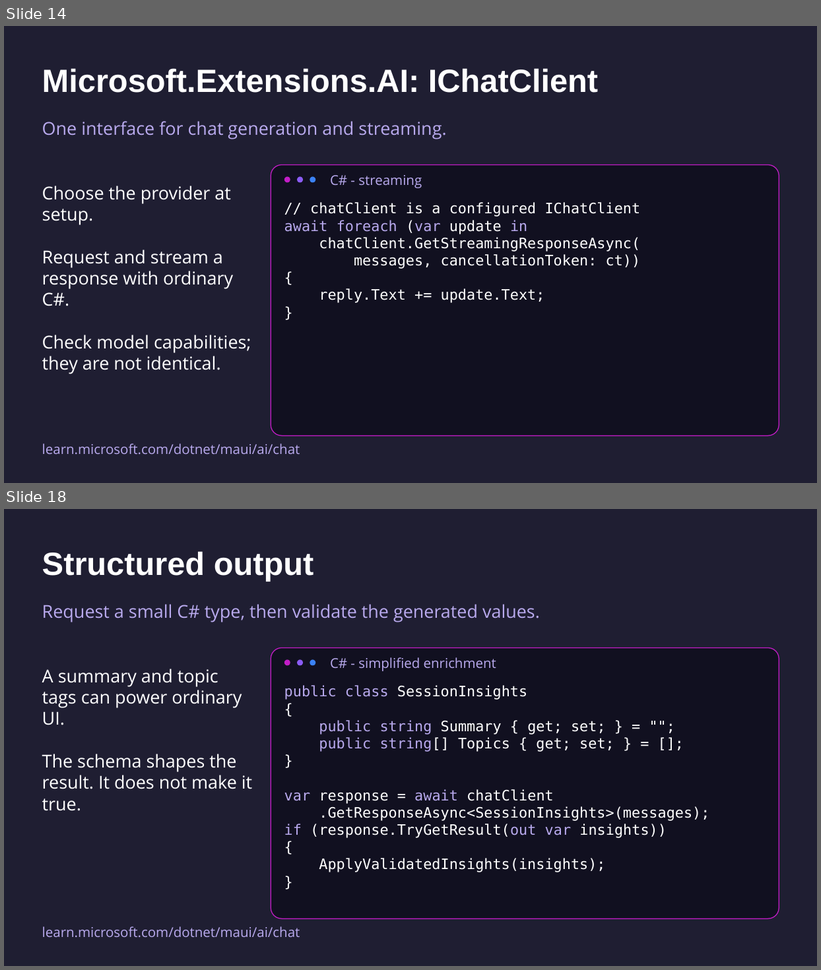
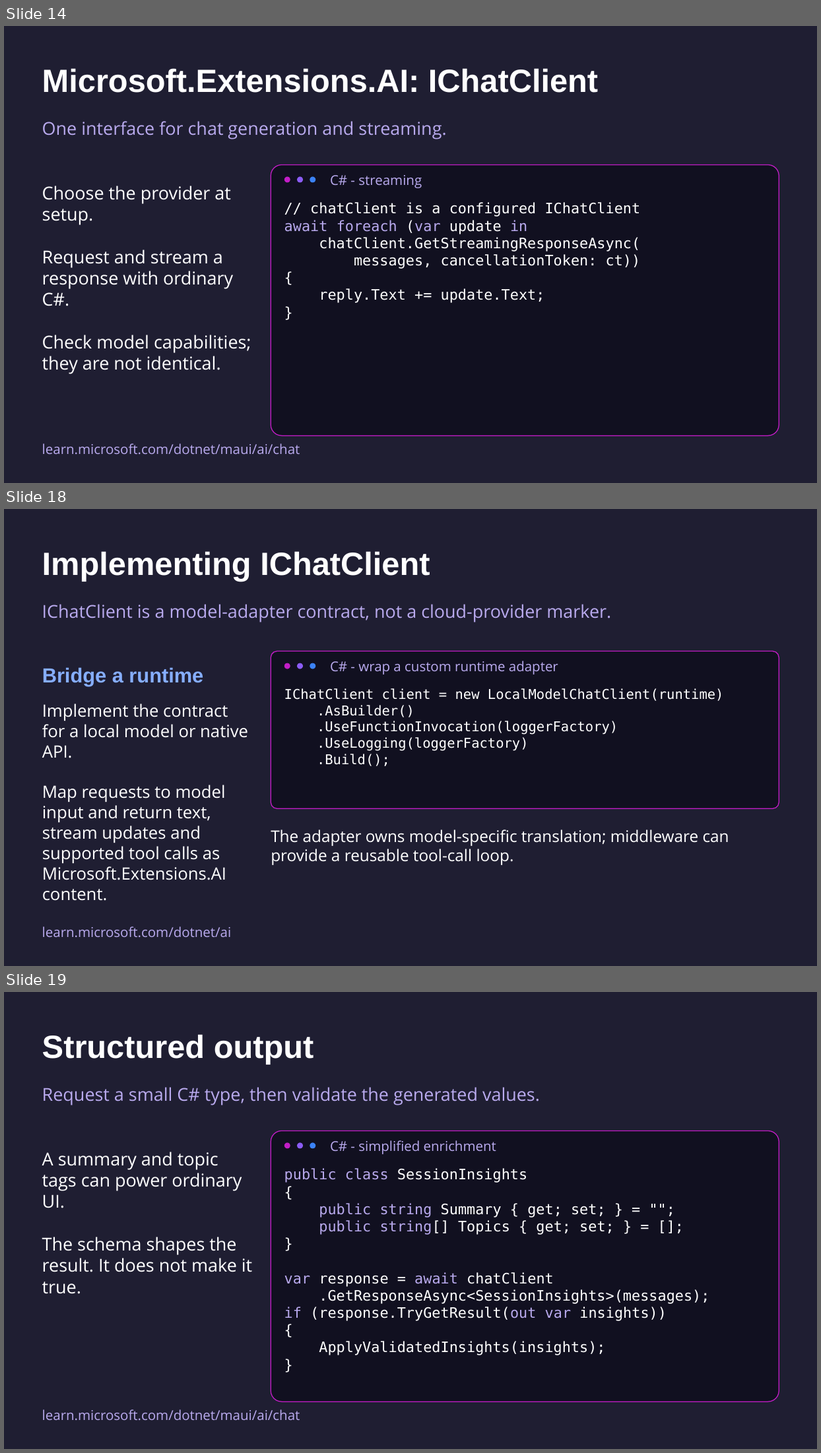
Before and after one commit to mattleibow/dotnetconf2026, a slide deck: slides.pptx. Shown one above the other, each under a label of ours: slides 14 and 18 before the commit, slides 14, 18 and 19 after it; the slides between them are not shown. The pictures are 821x970 and 821x1453 pixels, drawn with LibreOffice and Linux fonts; fonts in the diff are those of the drawing. Boxes give left, top, right and bottom in pixels: in the first picture for what was removed or moved away, otherwise in the second. Text is boxed around its words. In the diff, an @@ line names an element or a change of style, - is before the commit and + after.

```diff
--- a/slides.pptx
+++ b/slides.pptx
@@ slide 18 added at (4, 509, 817, 966), background #1F1E32 @@
@@ text added at (42, 551, 430, 581), 38 pt, text #FFFFFF, bold @@
+Implementing IChatClient
@@ text added at (42, 604, 611, 623), 21 pt, text #B9AAEE @@
+IChatClient is a model-adapter contract, not a cloud-provider marker.
@@ rounded rectangle added at (271, 651, 780, 809), fill #111020, outline #512BD4 1 pt @@
@@ ellipse added at (284, 663, 290, 669), fill #C21DC6 @@
@@ ellipse added at (298, 663, 304, 669), fill #8B5CF6 @@
@@ ellipse added at (310, 663, 316, 669), fill #3B82F6 @@
@@ text added at (330, 661, 558, 675), 16 pt, text #B9AAEE @@
+C# - wrap a custom runtime adapter
@@ text added at (42, 667, 203, 686), 24 pt, text #86AEFF, bold @@
+Bridge a runtime
@@ text added at (42, 704, 248, 901), 20 pt, text #FFFFFF @@
+Implement the contract for a local model or native API.
+Map requests to model input and return text, stream updates and supported tool calls as Microsoft.Extensions.AI content.
@@ text added at (284, 689, 724, 766), 16 pt, text #FFFFFF @@
+IChatClient client = new LocalModelChatClient(runtime)
+.AsBuilder()
+.UseFunctionInvocation(loggerFactory)
+.UseLogging(loggerFactory)
+.Build();
@@ text added at (271, 830, 729, 865), 19 pt, text #FFFFFF @@
+The adapter owns model-specific translation; middleware can provide a reusable tool-call loop.
@@ text added at (42, 927, 232, 938), 16 pt, text #B9AAEE @@
+learn.microsoft.com/dotnet/ai
@@ what was slide 18 is now slide 19 @@
```
Also in this commit, not shown: 3 slides changed, 1 other slide added, 1 slide removed.
